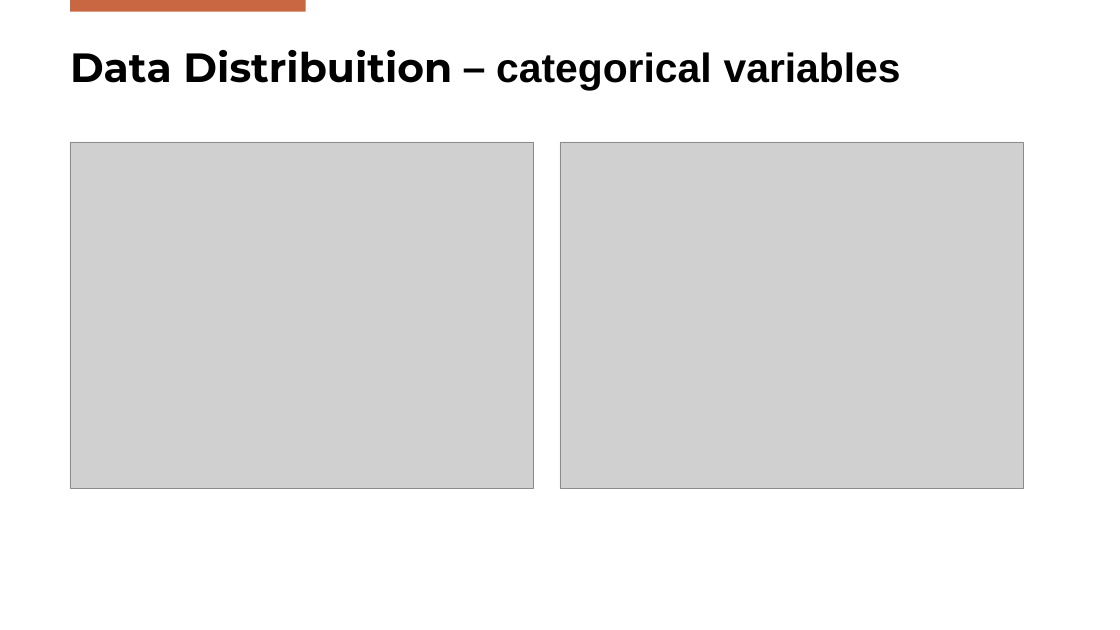
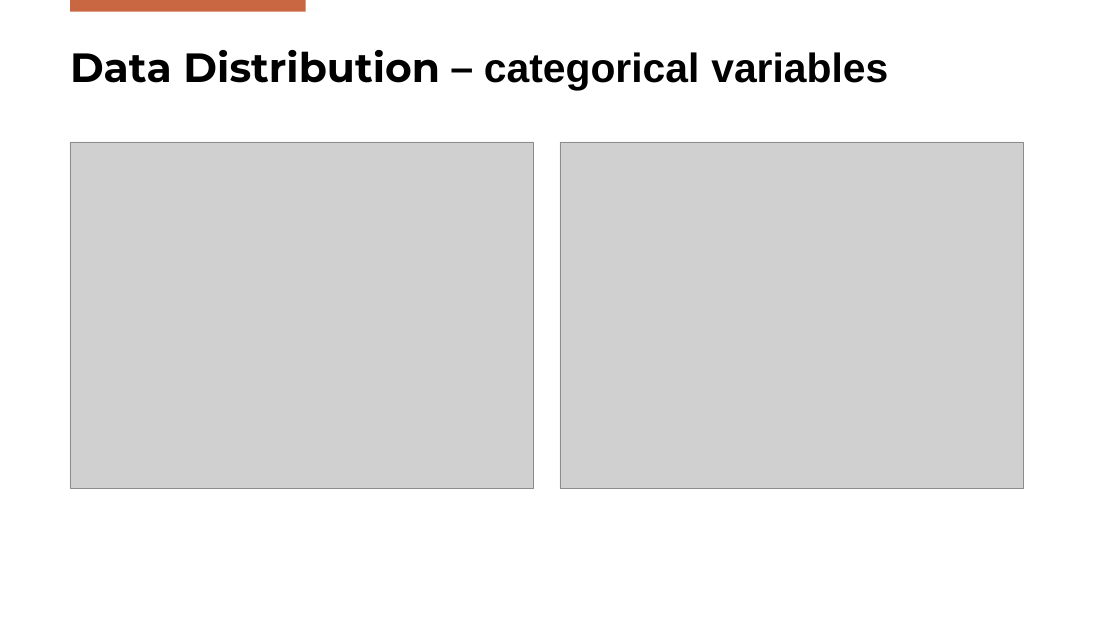
Before and after one commit to DanieleGotti/Food_Delivery_Time_Prediction, a slide deck: slide 10 of Presentazione_Gotti_Mazzoleni.pptx. Drawn at 1120x630 pixels with LibreOffice and Linux fonts; fonts in the diff are those of the drawing; grey boxes stand for pictures; background and template pictures are left out. Boxes give left, top, right and bottom in pixels: in the first picture for what was removed or moved away, otherwise in the second. Text is boxed around its words. In the diff, an @@ line names an element or a change of style, - is before the commit and + after.

```diff
--- a/Presentazione_Gotti_Mazzoleni.pptx
+++ b/Presentazione_Gotti_Mazzoleni.pptx
@@ title at [70,50,888,91]: text changed @@
-Data Distribuition – categorical variables
+Data Distribution – categorical variables
```
Also in this commit, not shown: 4 other slides changed, 6 slides added, 1 other file.
